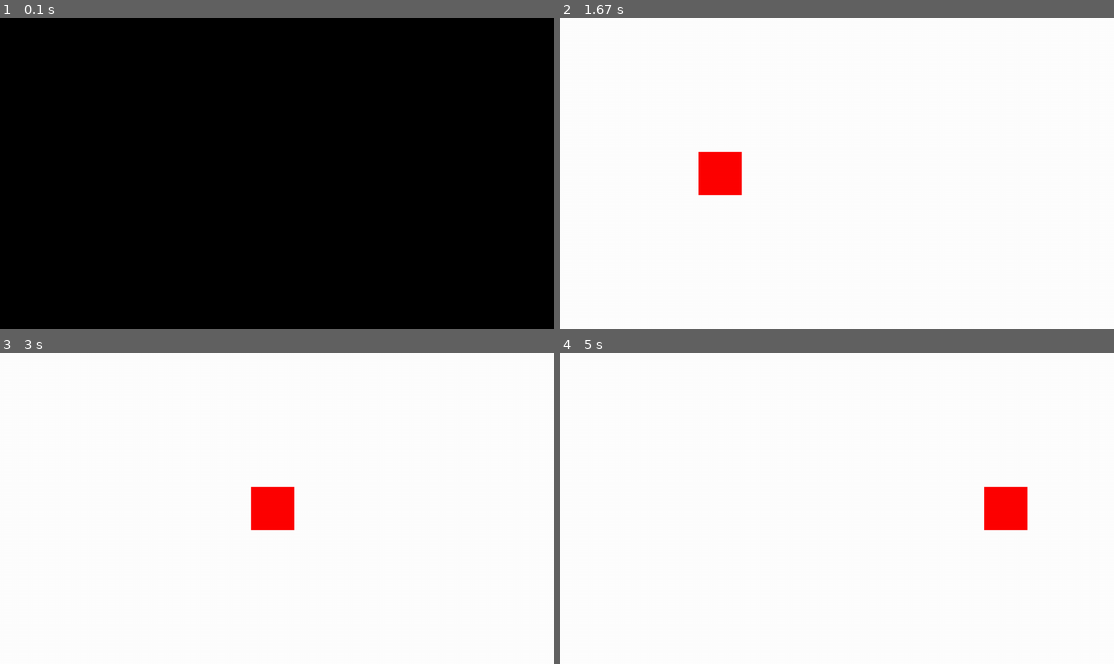
Above: before the commit, frames 1-4 (two rows, left to right).
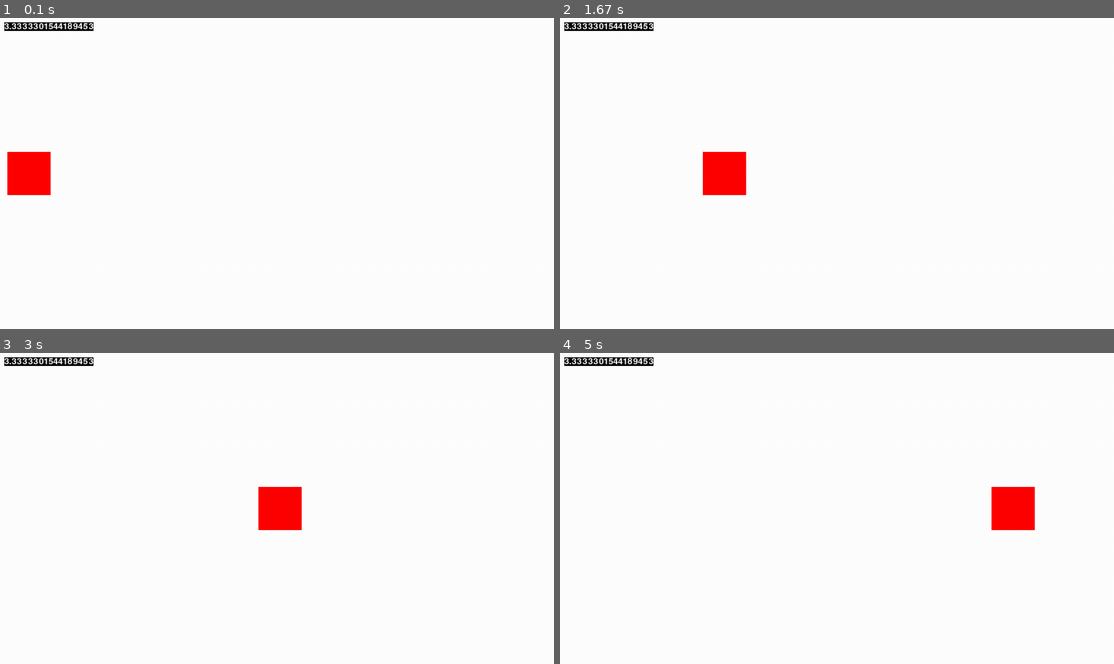
Above: after the commit, the same moments.

Repository: WackyWouter/pygame-fr-indepence
Game: pygame game, started from framerate_simple.py
Two runs of this game, one before a commit and one after it. Both use one fixed random seed, a clock stepped at 60 frames per second and the inputs below.
Inputs:
- Up to frame 1 (0.1 s): no input
- Up to frame 2 (1.67 s): no input
- Up to frame 3 (3 s): no input
- Up to frame 4 (5 s): no input

The runs differ from the first frame. In frame 1, 100% of the frame differs, in the area x 0-100%, y 0-100%; in frame 2, 0.6%; in frame 3, 0.8%; in frame 4, 0.8%.

Commit message:
more precise approach

Diff:
--- a/framerate_simple.py
+++ b/framerate_simple.py
@@ -1,4 +1,4 @@
-import pygame, sys
+import pygame, sys, time
 from debug import debug
 
 pygame.init()
@@ -6,10 +6,14 @@
 clock = pygame.time.Clock()
 
 test_rect = pygame.Rect(0, 310, 100, 100)
+test_rect_pos = test_rect.x
 test_speed = 200
 
+previous_time = time.time()
 while True:
-    dt = clock.tick(10) / 1000
+    # dt = clock.tick(600) / 1000
+    dt = time.time() - previous_time
+    previous_time = time.time()
     for event in pygame.event.get():
         if event.type == pygame.QUIT:
             pygame.quit()
@@ -18,7 +22,9 @@
     screen.fill('white')
 
     # Rect movement and drawing
-    test_rect.x += test_speed * dt # deltatime
+    test_rect_pos += test_speed * dt # deltatime
+    test_rect.x = round(test_rect_pos)
     pygame.draw.rect(screen, 'red', test_rect)
 
+    debug(test_speed * dt)
     pygame.display.update()
